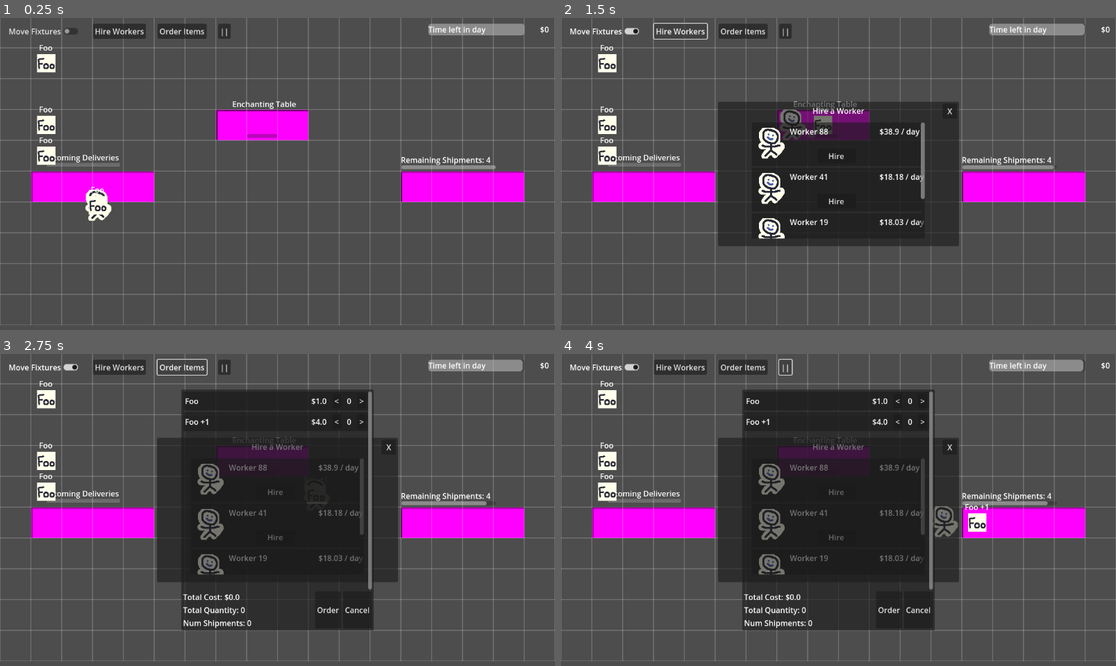
Above: before the commit, frames 1-4 (two rows, left to right).
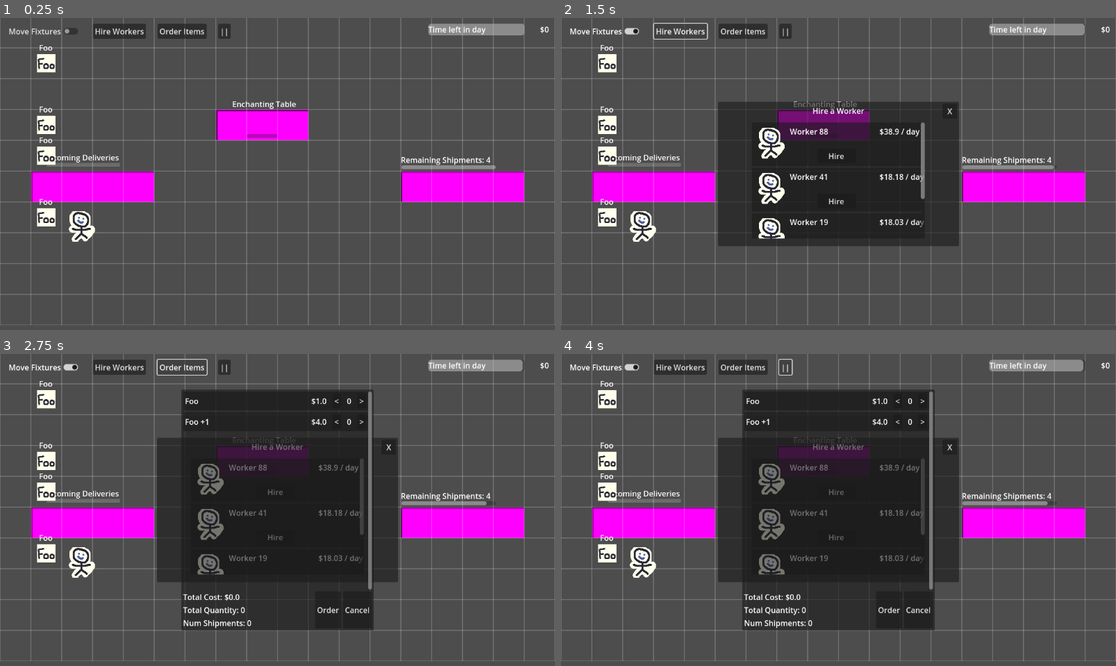
Above: after the commit, the same moments.

Repository: wpuerner/fantasy_factory
Game: Godot game, scene res://scenes/main.tscn
The game is run twice, just before and just after one commit, with the same random seed, the same clock (stepped at 60 frames per second) and the same inputs.
Inputs:
- Up to frame 1 (0.25 s): no input
- Up to frame 2 (1.5 s): click "Move Fixtures" at 0.5 s; click "Hire Workers" at 1.25 s
- Up to frame 3 (2.75 s): click "Order Items" at 2 s
- Up to frame 4 (4 s): click "||" at 2.75 s; click ">" at 3.5 s

The runs differ from the first frame. In frame 1, 0.9% of the frame differs, in the area x 6-21%, y 54-72%; in frame 2, 1.1%, in the area x 6-49%, y 28-72%; in frame 3, 0.6%; in frame 4, 1.1%.

Commit message:
don't allow placing items on workbench cells

Diff:
--- a/resources/grid/grid_resource.gd
+++ b/resources/grid/grid_resource.gd
@@ -38,7 +38,7 @@
 		get_cell_for_node(n).object = null
 	return true
 
-# returns the position of an open cell adjacent to to_node, if it exists, otherwise null.
+# returns the position of an open cell adjacent to to_node, if it exiWhensts, otherwise null.
 func get_adjacent_open_cell_position(to_node, from_node):
 	var coord = get_coordinate_from_global_position(to_node.global_position)
 	var check_coords = [coord + Vector2i.UP, coord + Vector2i.DOWN, coord + Vector2i.LEFT, coord + Vector2i.RIGHT]
@@ -52,6 +52,24 @@
 			if open_positions[i].distance_to(from_node.global_position) < closest_position.distance_to(from_node.global_position):
 				closest_position = open_positions[i]
 	return closest_position
+
+func find_nearest_open_cell(from_position: Vector2) -> Cell:
+	var from_coord: Vector2i = get_coordinate_from_global_position(from_position)
+	var max_radius: int = 50
+	for r in range(max_radius + 1):
+		for dx in range(-r, r + 1):
+			for dy in range(-r, r + 1):
+				if abs(dx) != r and abs(dy) != r:
+					continue
+				var coord: Vector2i = from_coord + Vector2i(dx, dy)
+				if coord.x < 0 or coord.x >= grid.size():
+					continue
+				if grid[coord.x].size() == 0 or coord.y < 0 or coord.y >= grid[coord.x].size():
+					continue
+				var cell: Cell = get_cell_from_coord(coord)
+				if cell.is_open():
+					return cell
+	return null
 
 func find_nearest_item(item_name: String, from_position: Vector2):
 	var closest_item = null
--- a/scenes/behaviors/task/work/work_task_behavior.gd
+++ b/scenes/behaviors/task/work/work_task_behavior.gd
@@ -44,7 +44,10 @@
 
 func _on_work_complete():
 	work_node.complete.disconnect(_on_work_complete)
-	carry_task_behavior.start(work_node, storage_areas_resource.get_open_storage_cell())
+	var storage_cell = storage_areas_resource.get_open_storage_cell()
+	if storage_cell == null:
+		storage_cell = grid_resource.find_nearest_open_cell(get_parent().global_position)
+	carry_task_behavior.start(work_node, storage_cell)
 	work_node = null
 	state = State.STORING_OUTPUTS
 
--- a/scenes/enchanting_table/enchanting_table.tscn
+++ b/scenes/enchanting_table/enchanting_table.tscn
@@ -10,7 +10,7 @@
 [sub_resource type="RectangleShape2D" id="RectangleShape2D_a2p28"]
 size = Vector2(192, 64)
 
-[node name="EnchantingTable" type="Area2D" node_paths=PackedStringArray("progress_bar", "ticket")]
+[node name="EnchantingTable" type="StaticBody2D" node_paths=PackedStringArray("progress_bar", "ticket")]
 collision_layer = 16
 collision_mask = 0
 script = ExtResource("1_s726y")
@@ -52,3 +52,9 @@
 input_item_name = "Foo"
 work_amount = 100
 output_item_name = "Foo +1"
+
+[node name="SubnodeLeft" type="Node2D" parent="." groups=["subnode"]]
+position = Vector2(-64, 0)
+
+[node name="SubnodeRight" type="Node2D" parent="." groups=["subnode"]]
+position = Vector2(64, 0)
--- a/scenes/main.tscn
+++ b/scenes/main.tscn
@@ -17,9 +17,8 @@
 [ext_resource type="PackedScene" uid="uid://bjl4fm1n66juw" path="res://scenes/world/camera/game_camera.tscn" id="15_jkv2x"]
 
 [sub_resource type="NavigationPolygon" id="NavigationPolygon_tipki"]
-vertices = PackedVector2Array(2695, 11.8984375, 2695, 1777, -3.9765625, 1777, -1.0078125, -12.8984375)
-polygons = Array[PackedInt32Array]([PackedInt32Array(0, 1, 2, 3)])
 outlines = Array[PackedVector2Array]([PackedVector2Array(-11, -23, 2705, 2, 2705, 1787, -14, 1787)])
+parsed_collision_mask = 4294901776
 
 [node name="Main" type="Node2D" node_paths=PackedStringArray("day_timer", "money_label", "new_worker_window", "order_items_window", "day_time_progress_bar", "end_of_day_window", "bankrupt_label")]
 script = ExtResource("1_tbgi4")
Not shown, changed: .gitignore
